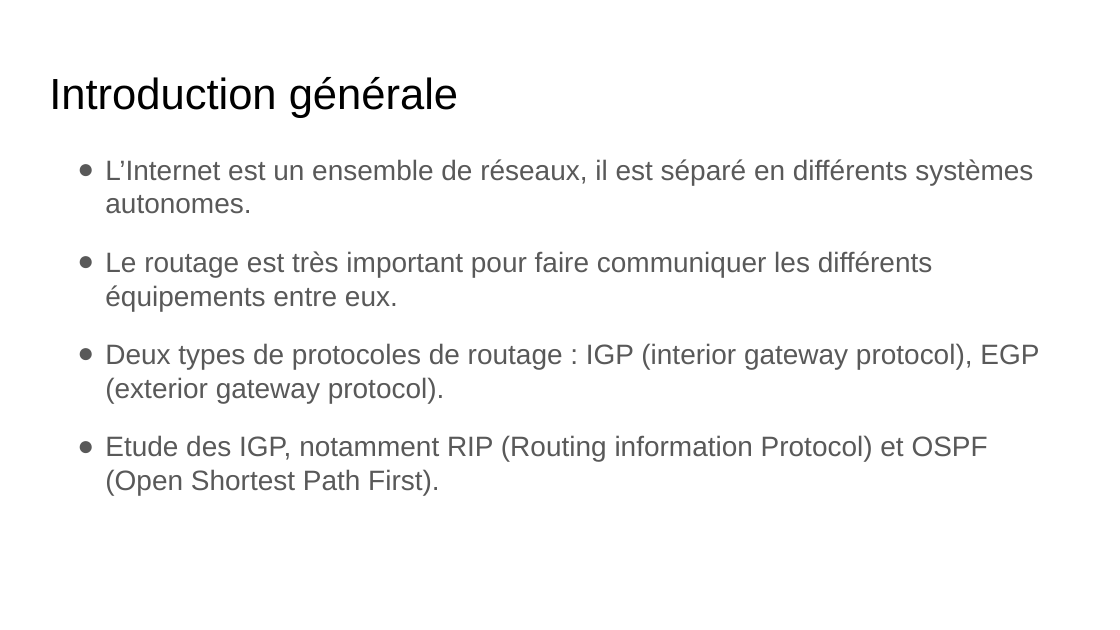
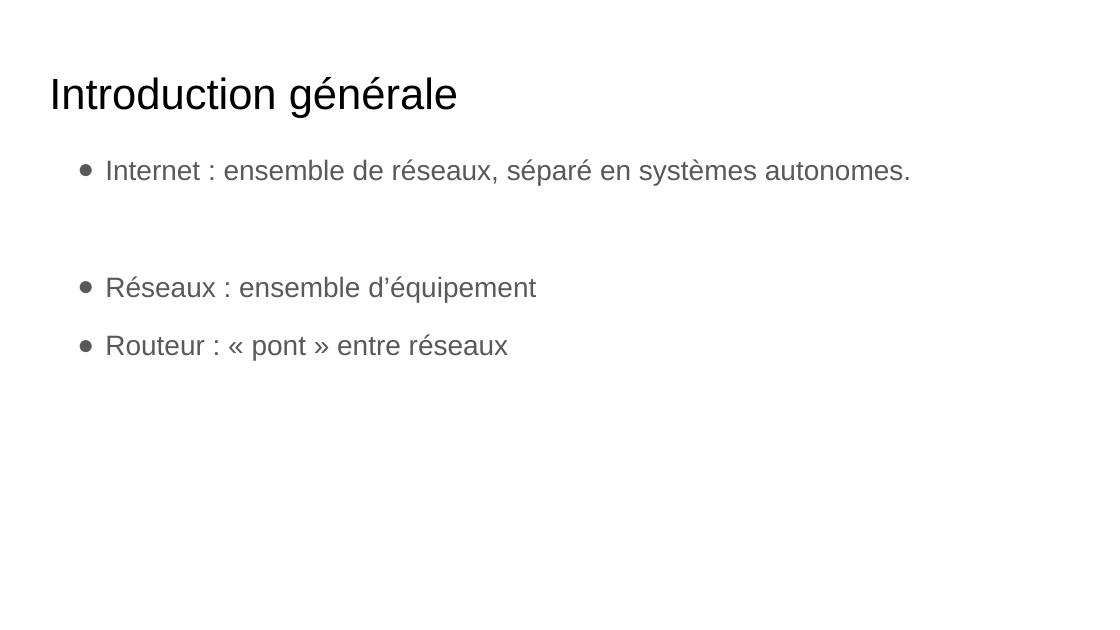
Before and after one commit to Sinvers/network, a slide deck: slide 2 of PresentationTIPE.odp. Drawn at 1120x630 pixels with LibreOffice and Linux fonts; fonts in the diff are those of the drawing. Boxes give left, top, right and bottom in pixels: in the first picture for what was removed or moved away, otherwise in the second. Text is boxed around its words. In the diff, an @@ line names an element or a change of style, - is before the commit and + after.

Commit message:
Update de la présentation

```diff
--- a/PresentationTIPE.odp
+++ b/PresentationTIPE.odp
@@ text at [105, 159, 911, 360]: text changed @@
-● L’Internet est un ensemble de réseaux, il est séparé en différents systèmes autonomes.
-● Le routage est très important pour faire communiquer les différents équipements entre eux.
-● Deux types de protocoles de routage : IGP (interior gateway protocol), EGP (exterior gateway protocol).
-● Etude des IGP, notamment RIP (Routing information Protocol) et OSPF (Open Shortest Path First).
+● Internet : ensemble de réseaux, séparé en systèmes autonomes.
+● Réseaux : ensemble d’équipement
+● Routeur : « pont » entre réseaux
```
Also in this commit, not shown: 10 other slides changed, 3 slides added, 1 other file.
